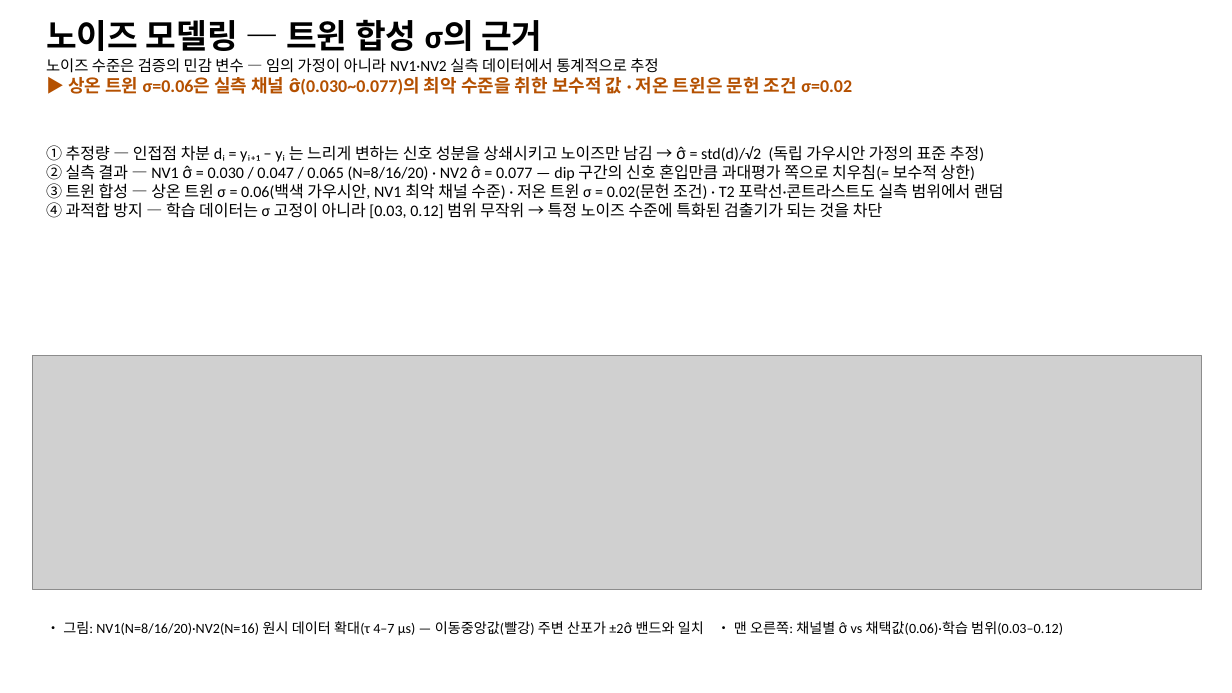
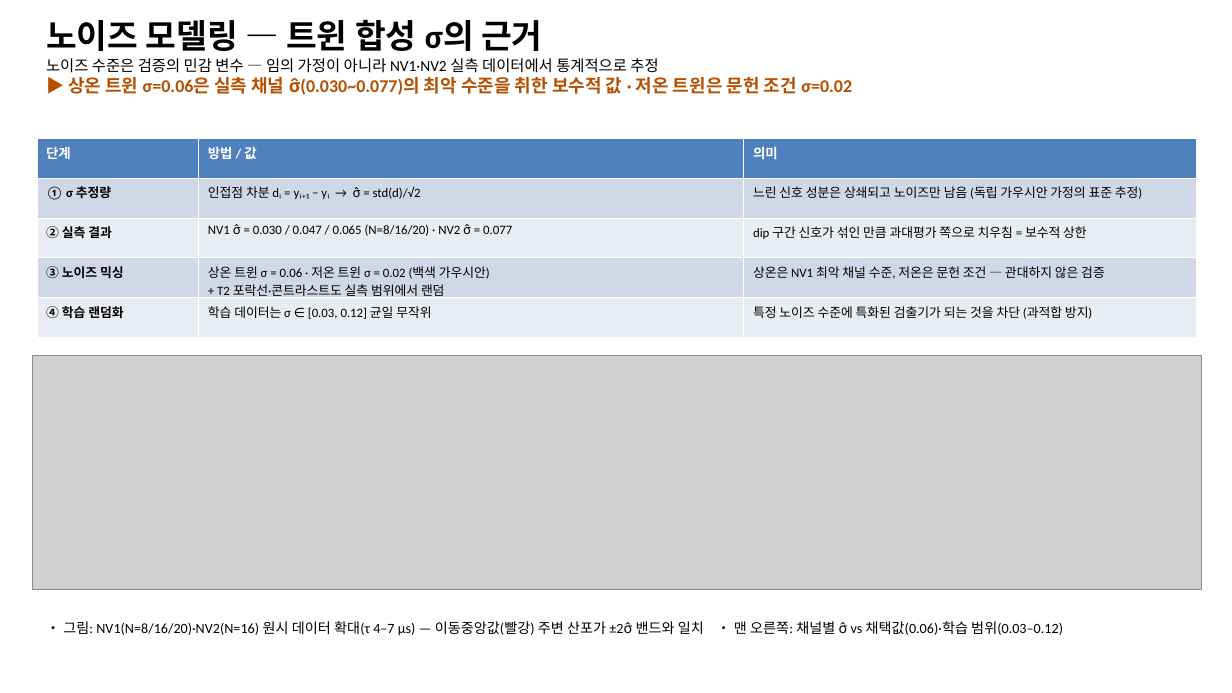
Before and after one commit to woodoleexdots/dl_cdetect, a slide deck: slide 5 of results/NV_C13_summary_3slides.pptx. Drawn at 1232x693 pixels with LibreOffice and Linux fonts; fonts in the diff are those of the drawing; grey boxes stand for pictures. Boxes give left, top, right and bottom in pixels: in the first picture for what was removed or moved away, otherwise in the second. Text is boxed around its words. In the diff, an @@ line names an element or a change of style, - is before the commit and + after.

```diff
--- a/results/NV_C13_summary_3slides.pptx
+++ b/results/NV_C13_summary_3slides.pptx
@@ table added at (37, 139, 1197, 337), 5 rows, 3 columns @@
+단계 | 방법 / 값 | 의미
+① σ 추정량 | 인접점 차분 dᵢ = yᵢ₊₁ − yᵢ → σ̂ = std(d)/√2 | 느린 신호 성분은 상쇄되고 노이즈만 남음 (독립 가우시안 가정의 표준 추정)
+② 실측 결과 | NV1 σ̂ = 0.030 / 0.047 / 0.065 (N=8/16/20) · NV2 σ̂ = 0.077 | dip 구간 신호가 섞인 만큼 과대평가 쪽으로 치우침 = 보수적 상한
+③ 노이즈 믹싱 | 상온 트윈 σ = 0.06 · 저온 트윈 σ = 0.02 (백색 가우시안) / + T2 포락선·콘트라스트도 실측 범위에서 랜덤 | 상온은 NV1 최악 채널 수준, 저온은 문헌 조건 — 관대하지 않은 검증
+④ 학습 랜덤화 | 학습 데이터는 σ ∈ [0.03, 0.12] 균일 무작위 | 특정 노이즈 수준에 특화된 검출기가 되는 것을 차단 (과적합 방지)
@@ text removed at (46, 145, 1004, 219) @@
-① 추정량 — 인접점 차분 dᵢ = yᵢ₊₁ − yᵢ 는 느리게 변하는 신호 성분을 상쇄시키고 노이즈만 남김 → σ̂ = std(d)/√2 (독립 가우시안 가정의 표준 추정)
-② 실측 결과 — NV1 σ̂ = 0.030 / 0.047 / 0.065 (N=8/16/20) · NV2 σ̂ = 0.077 — dip 구간의 신호 혼입만큼 과대평가 쪽으로 치우침(= 보수적 상한)
-③ 트윈 합성 — 상온 트윈 σ = 0.06(백색 가우시안, NV1 최악 채널 수준) · 저온 트윈 σ = 0.02(문헌 조건) · T2 포락선·콘트라스트도 실측 범위에서 랜덤
-④ 과적합 방지 — 학습 데이터는 σ 고정이 아니라 [0.03, 0.12] 범위 무작위 → 특정 노이즈 수준에 특화된 검출기가 되는 것을 차단
```
Also in this commit, not shown: 5 other slides changed, 2 slides added, 1 slide removed, 4 other files.
